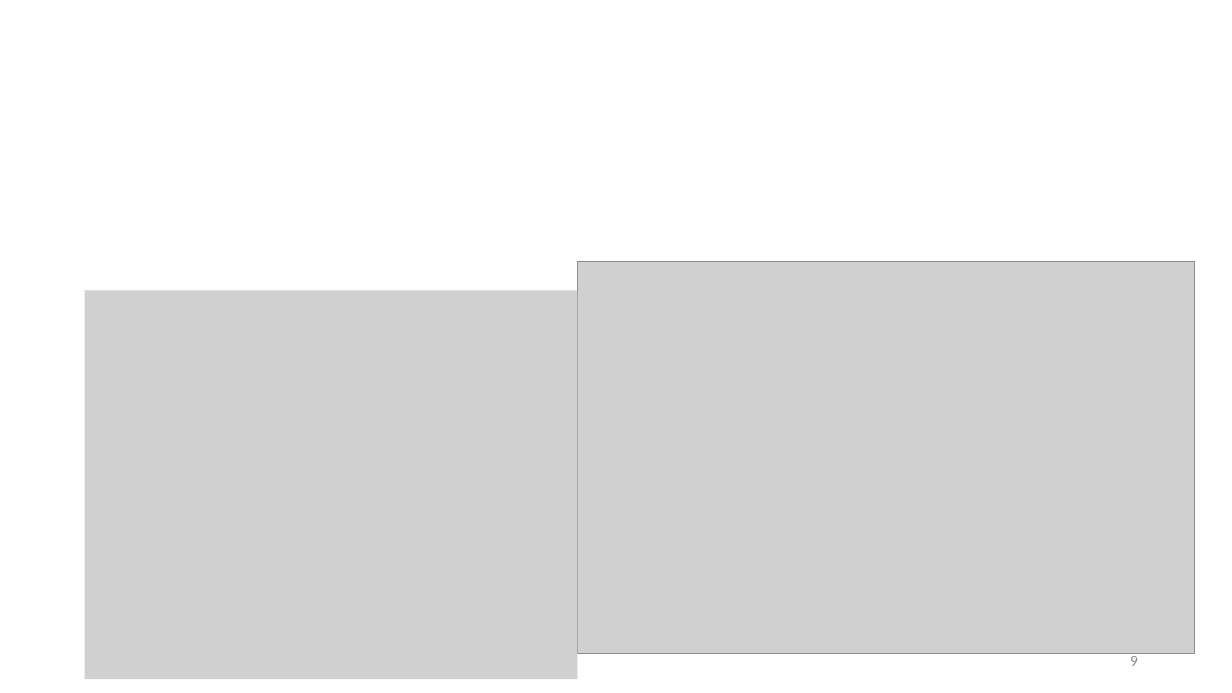
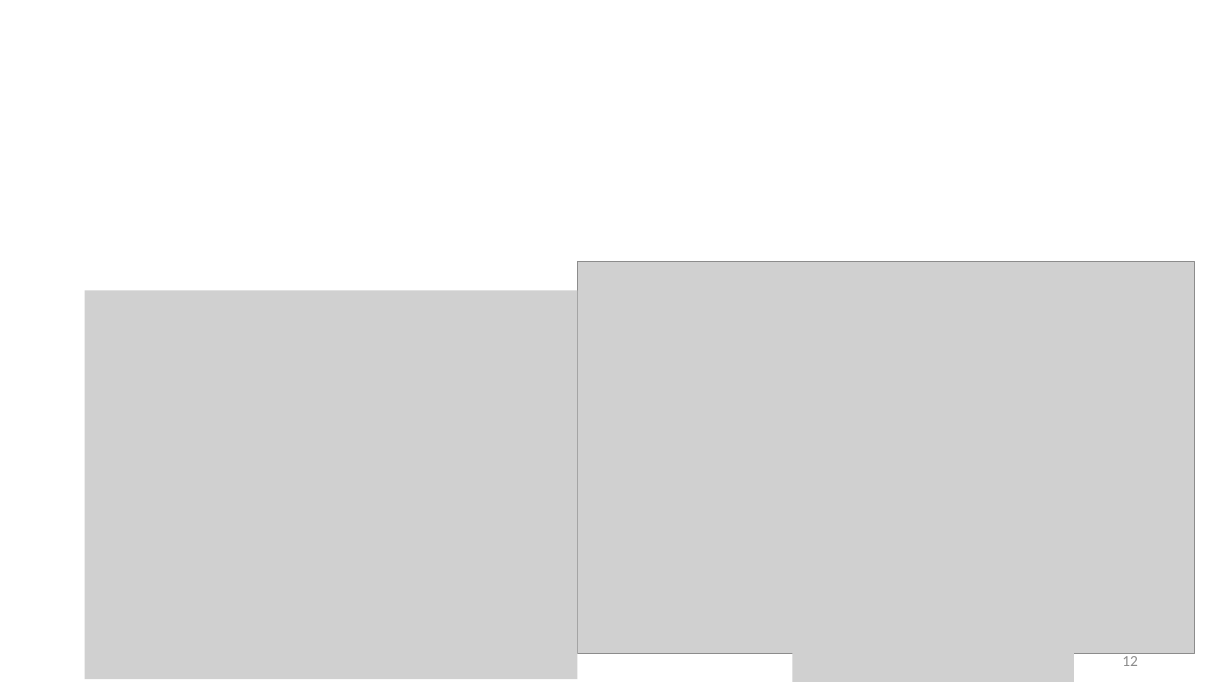
Before and after one commit to CryptoCourse/CryptoLectures, a slide deck: slide 12 of Lectures/Lecture7.pptx (slide 9 before the commit). Drawn at 1232x693 pixels with LibreOffice and Linux fonts; fonts in the diff are those of the drawing; grey boxes stand for pictures. Boxes give left, top, right and bottom in pixels: in the first picture for what was removed or moved away, otherwise in the second. Text is boxed around its words. In the diff, an @@ line names an element or a change of style, - is before the commit and + after.

```diff
--- a/Lectures/Lecture7.pptx
+++ b/Lectures/Lecture7.pptx
@@ picture added at [793, 648, 1075, 682] @@
@@ page number at [1122, 653, 1138, 666]: text changed @@
-9
+12
```
Also in this commit, not shown: 4 other slides changed, 3 slides added, 1 other file.
